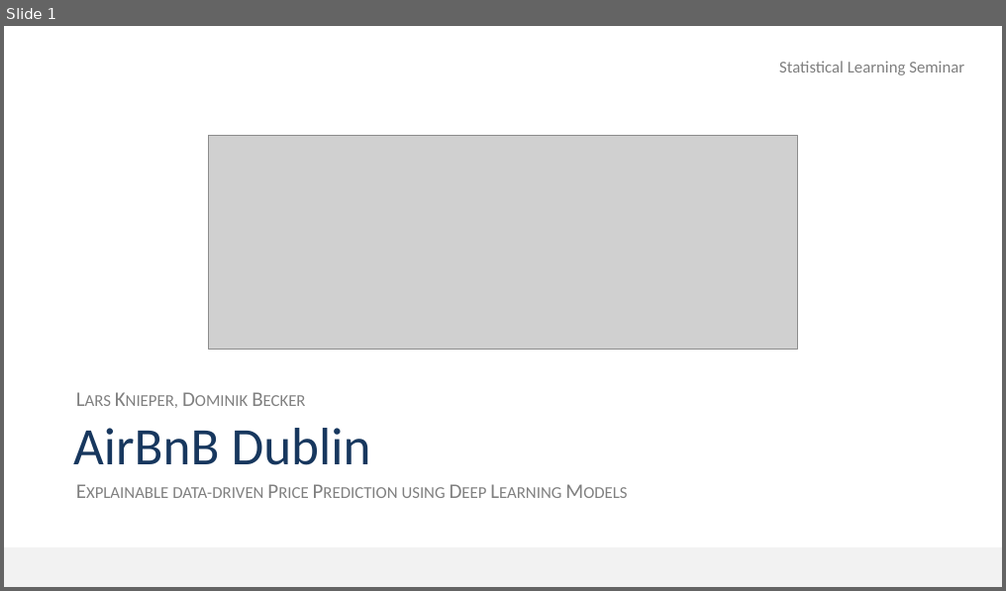
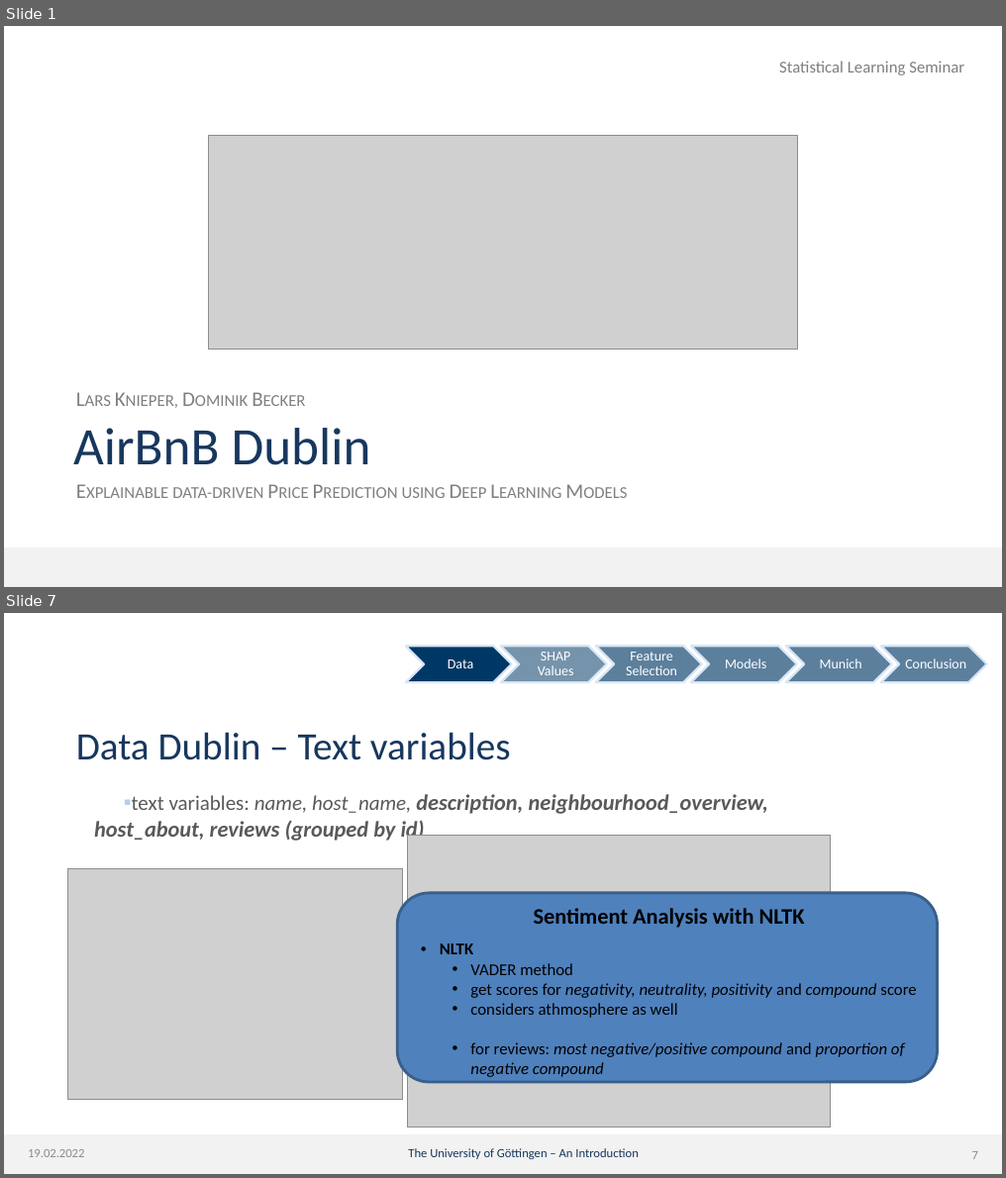
Before and after one commit to dmnk1308/DubAir, a slide deck: Präsi.pptx. Shown one above the other, each under a label of ours: slide 1 before the commit, slides 1 and 7 after it; the slides between them are not shown. The pictures are 1006x591 and 1006x1178 pixels, drawn with LibreOffice and Linux fonts; fonts in the diff are those of the drawing; grey boxes stand for pictures; background and template pictures are left out. Boxes give left, top, right and bottom in pixels: in the first picture for what was removed or moved away, otherwise in the second. Text is boxed around its words. In the diff, an @@ line names an element or a change of style, - is before the commit and + after.

```diff
--- a/Präsi.pptx
+++ b/Präsi.pptx
@@ slide 7 added at [4, 613, 1002, 1174], background picture (left out); not listed: 1 template element that a slide beside it also shows @@
@@ chevron added at [405, 646, 511, 683], fill #003865, outline #D7E6F6 1.5 pt @@
@@ text added at [448, 660, 473, 668], 10 pt, text #FFFFFF @@
+Data
@@ chevron added at [501, 646, 607, 683], fill #003865 at 54% opacity, outline #D7E6F6 1.5 pt @@
@@ text added at [538, 652, 574, 675], 10 pt, text #FFFFFF @@
+SHAP Values
@@ chevron added at [596, 646, 702, 683], fill #003865 at 64% opacity, outline #D7E6F6 1.5 pt @@
@@ text added at [626, 652, 677, 675], 10 pt, text #FFFFFF @@
+Feature Selection
@@ chevron added at [691, 646, 796, 683], fill #003865 at 64% opacity, outline #D7E6F6 1.5 pt @@
@@ text added at [725, 659, 766, 668], 10 pt, text #FFFFFF @@
+Models
@@ chevron added at [785, 646, 891, 683], fill #003865 at 64% opacity, outline #D7E6F6 1.5 pt @@
@@ text added at [820, 659, 862, 668], 10 pt, text #FFFFFF @@
+Munich
@@ chevron added at [881, 646, 987, 683], fill #003865 at 64% opacity, outline #D7E6F6 1.5 pt @@
@@ text added at [905, 659, 966, 668], 10 pt, text #FFFFFF @@
+Conclusion
@@ title added at [76, 732, 511, 761], 28 pt, text #17375E @@
+Data Dublin – Text variables
@@ text added at [94, 794, 768, 843], 16 pt, text #595959, bold, italic @@
+▪ text variables: name, host_name, description, neighbourhood_overview, host_about, reviews (grouped by id)
@@ picture added at [407, 836, 831, 1127] @@
@@ picture added at [68, 868, 402, 1099] @@
@@ rounded rectangle added at [397, 893, 937, 1083], fill #4F81BD, outline #3A5F8C 2 pt @@
@@ text added at [534, 908, 805, 928], 16 pt, text #000000, bold @@
+Sentiment Analysis with NLTK
@@ text added at [440, 944, 916, 1077], 12 pt, text #000000, italic @@
+• NLTK
+  • VADER method
+  • get scores for negativity, neutrality, positivity and compound score
+  • considers athmosphere as well
+  • for reviews: most negative/positive compound and proportion of negative compound
@@ text added at [28, 1150, 84, 1157], 9 pt, text #8C8C8C @@
+19.02.2022
@@ text added at [408, 1149, 639, 1159], 9 pt, text #17375E @@
+The University of Göttingen – An Introduction
@@ page number added at [972, 1152, 978, 1159], 9 pt, text #8C8C8C @@
+7
```
Also in this commit, not shown: 17 slides changed, 16 other slides added, 1 other file.
